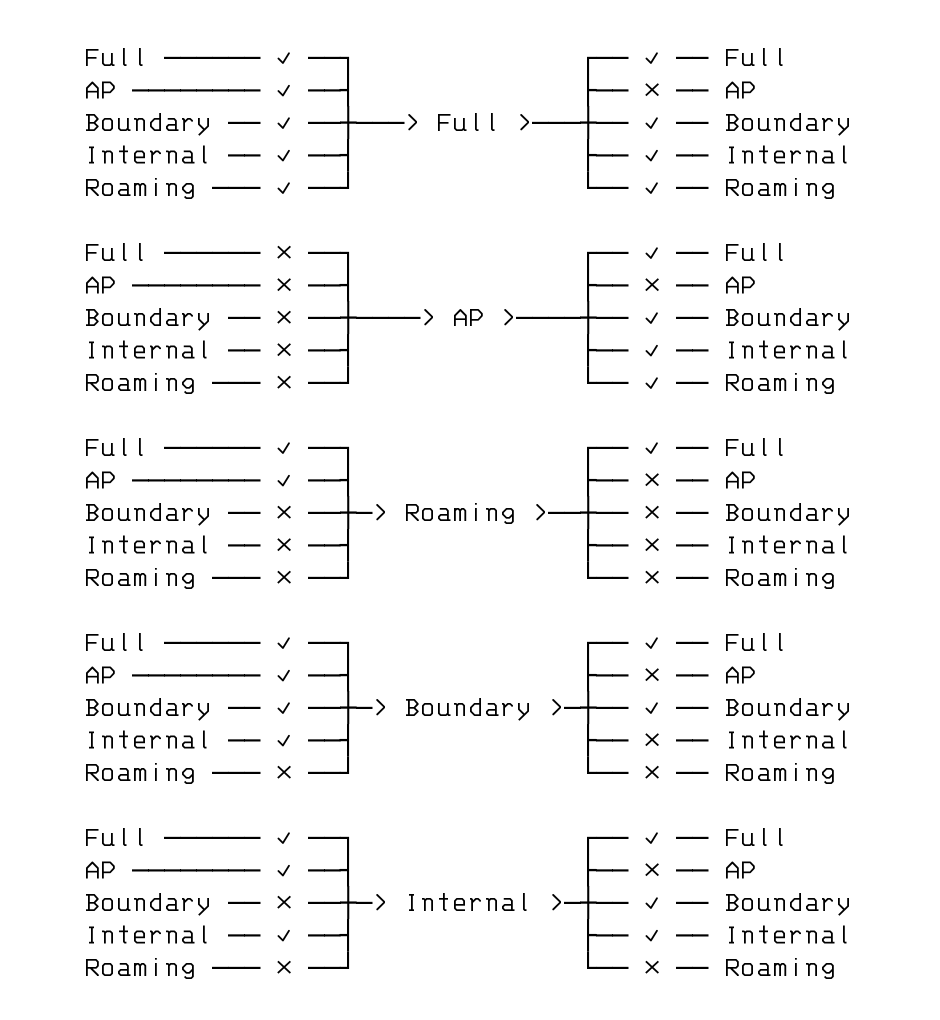
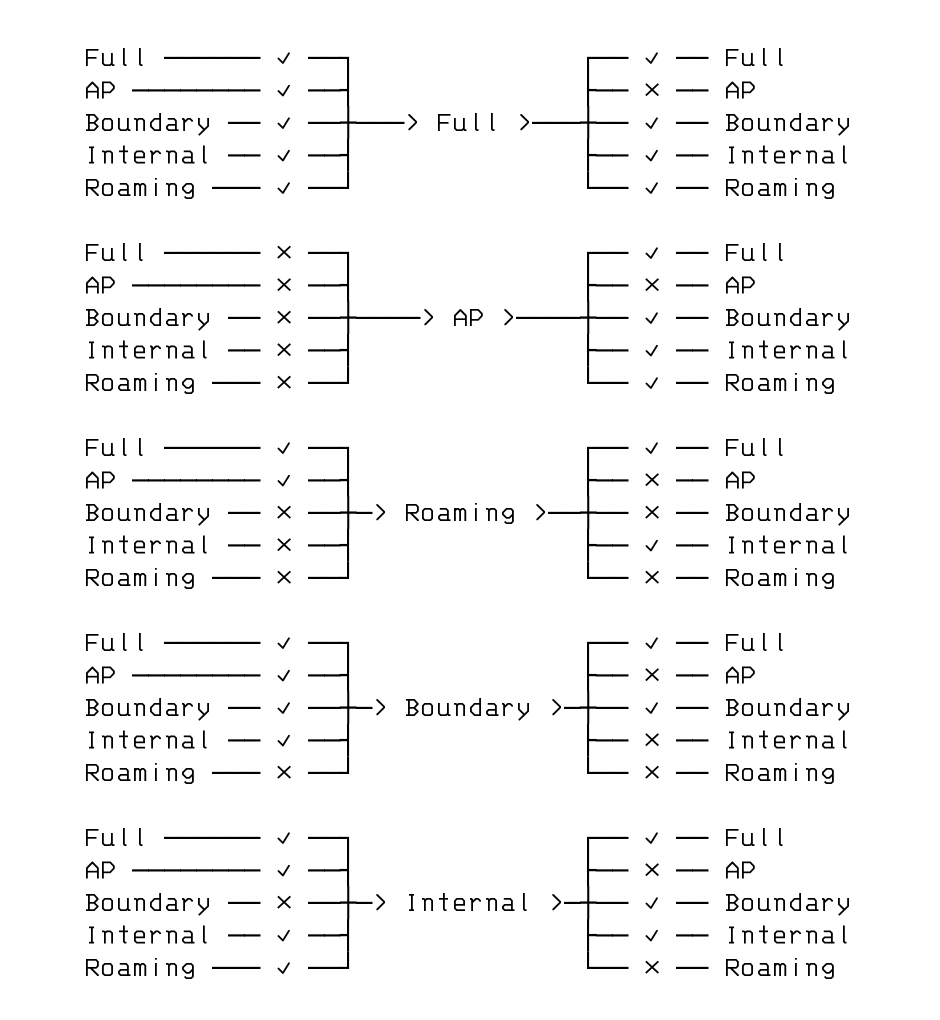
Before/after of a 940px x 1020px layered artwork. What changed in the layer stack:
painted on "Full ────── ✓ ──┐ ..." over [left=277, top=538, right=659, bottom=974]